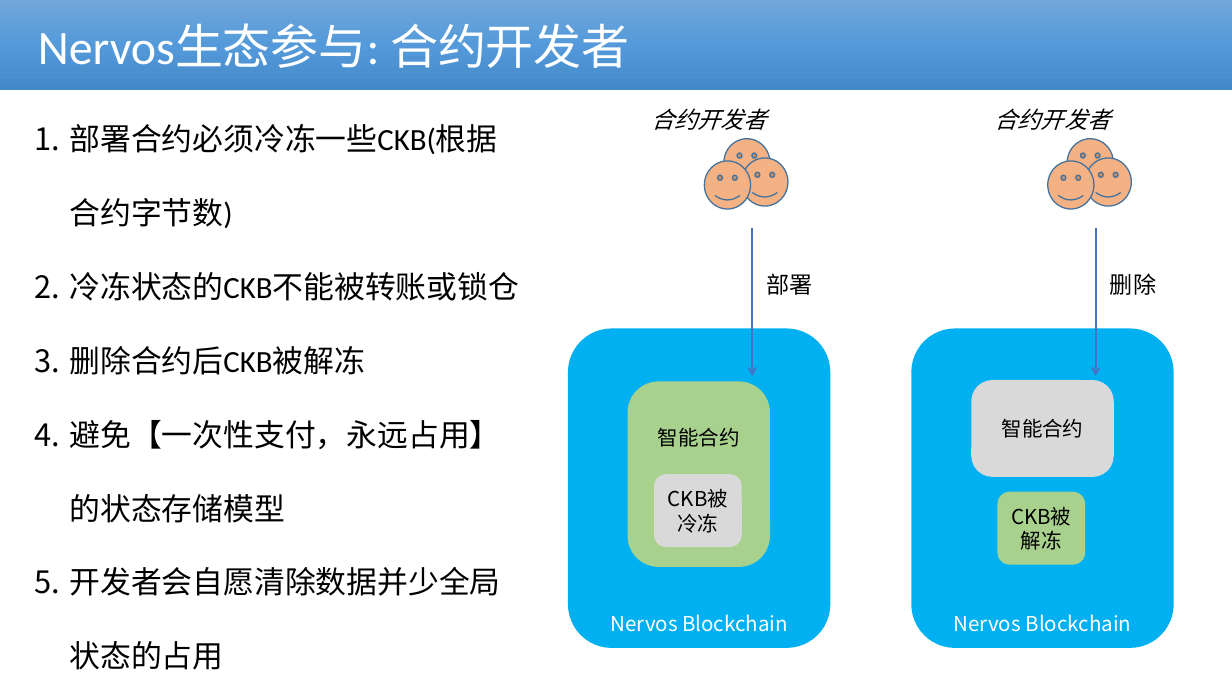
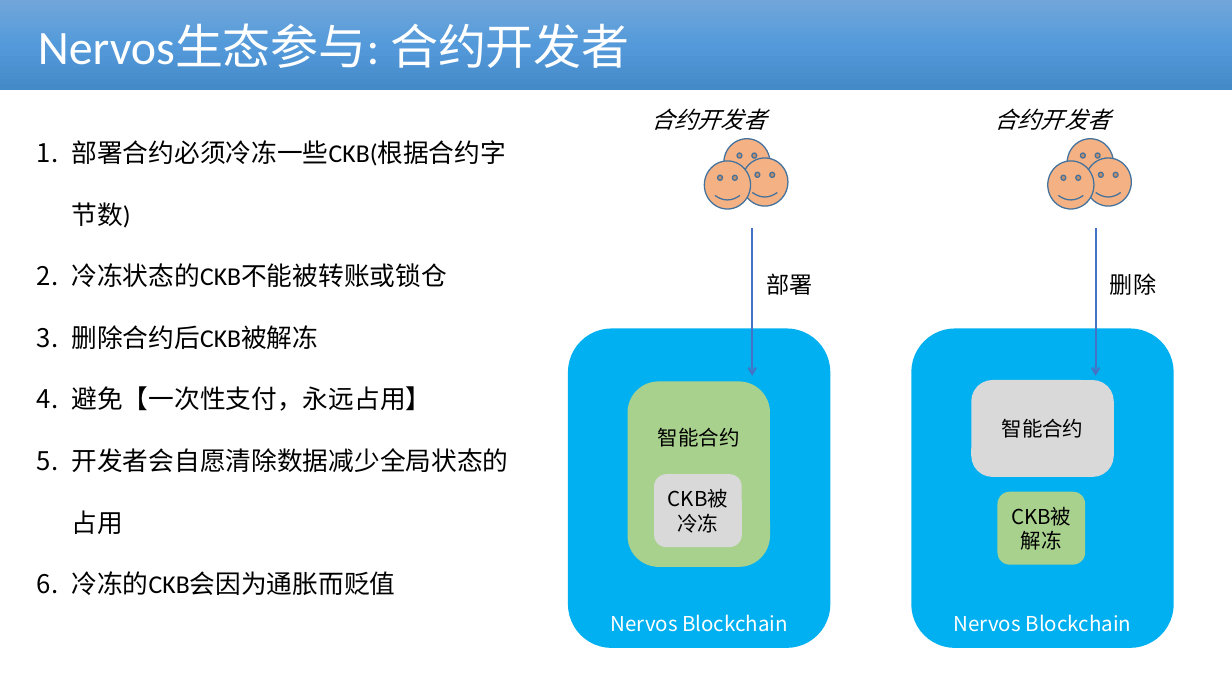
Before and after one commit to cmdpos/gaia, a slide deck: slide 6 of ppt/ckb_v2.pptx. Drawn at 1232x693 pixels with LibreOffice and Linux fonts; fonts in the diff are those of the drawing; background and template pictures are left out. Boxes give left, top, right and bottom in pixels: in the first picture for what was removed or moved away, otherwise in the second. Text is boxed around its words. In the diff, an @@ line names an element or a change of style, - is before the commit and + after.

```diff
--- a/ppt/ckb_v2.pptx
+++ b/ppt/ckb_v2.pptx
@@ text "部署合约必须冷冻一些CKB(根据合约字节数)": place and size @@
-text "部署合约必须冷冻一些CKB(根据合约字节数)" at (69,124,519,670)
+text "部署合约必须冷冻一些CKB(根据合约字节数)" at (72,140,509,595)
@@ text at (72,140,507,349): size 24 to 20 pt in "部署合约必须冷冻一些CKB(根据合约字节数)", "冷冻状态的CKB不能被转账或锁仓", "删除合约后CKB被解冻" @@
@@ text at (72,386,509,595): text changed; size 24 to 20 pt @@
-4. 避免【一次性支付，永远占用】的状态存储模型
-5. 开发者会自愿清除数据并少全局状态的占用
+4. 避免【一次性支付，永远占用】
+5. 开发者会自愿清除数据减少全局状态的占用
+6. 冷冻的CKB会因为通胀而贬值
```
Also in this commit, not shown: 9 other slides changed, 1 slide added, 2 other files.
